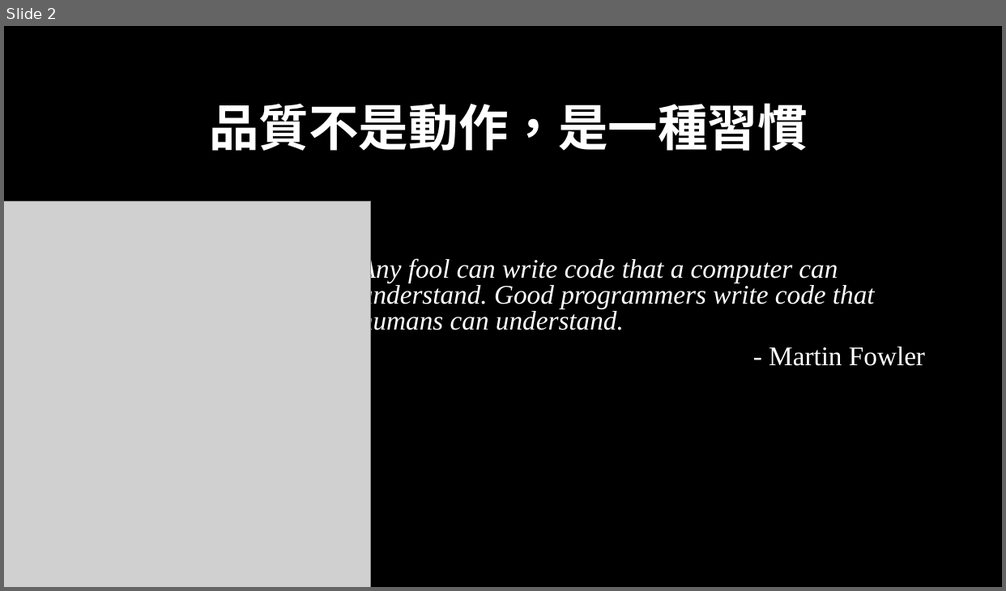
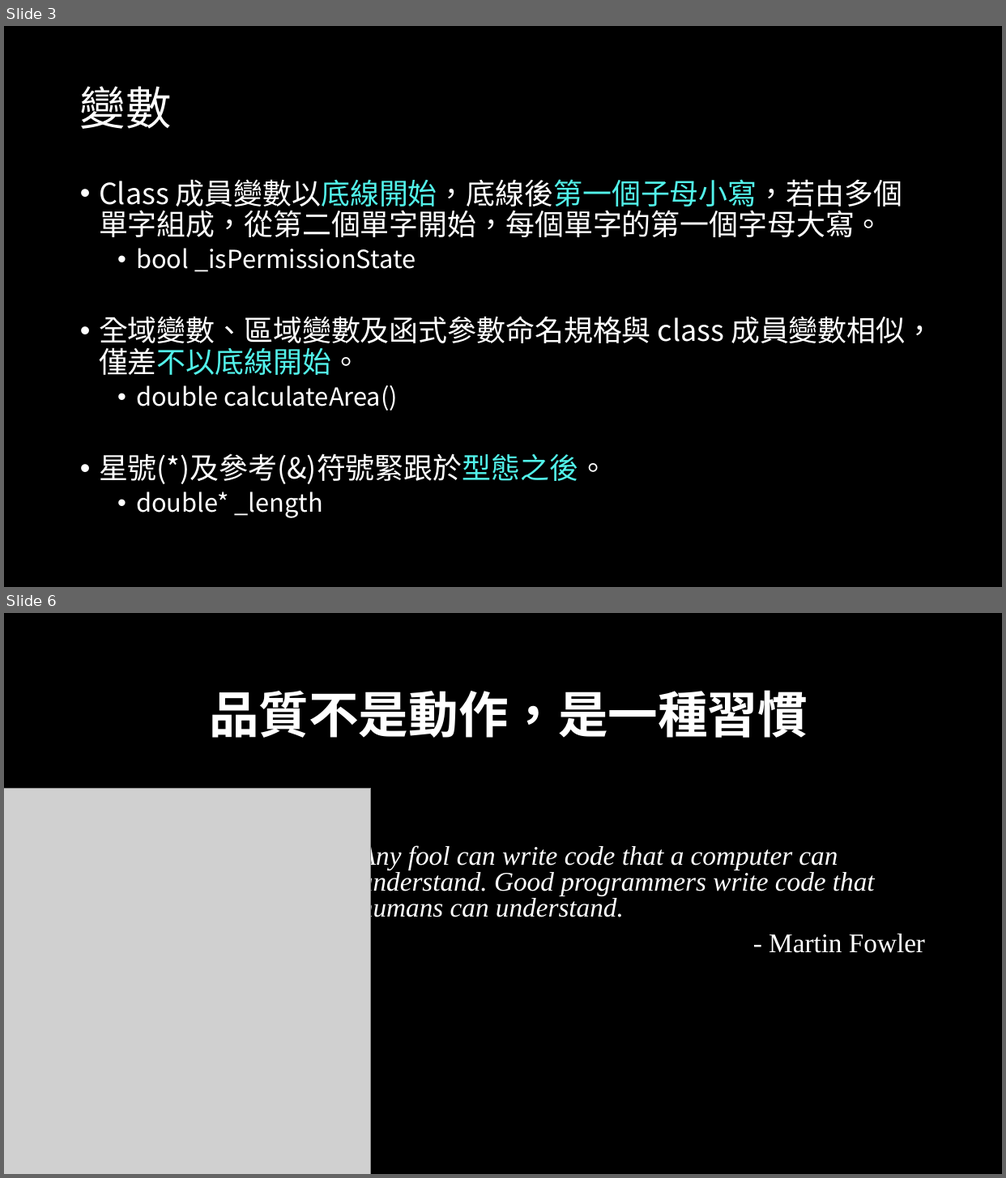
Before and after one commit to likesm0887/2019_HappyCamp_C-_Example, a slide deck: Code Smell.pptx. Shown one above the other, each under a label of ours: slide 2 before the commit, slides 3 and 6 after it; the slides between them are not shown. The pictures are 1006x591 and 1006x1178 pixels, drawn with LibreOffice and Linux fonts; fonts in the diff are those of the drawing; grey boxes stand for pictures. Boxes give left, top, right and bottom in pixels: in the first picture for what was removed or moved away, otherwise in the second. Text is boxed around its words. In the diff, an @@ line names an element or a change of style, - is before the commit and + after.

```diff
--- a/Code Smell.pptx
+++ b/Code Smell.pptx
@@ slide 3 added at (x1=4, y1=26, x2=1002, y2=587), background #000000 @@
@@ title added at (x1=80, y1=86, x2=172, y2=129), 44 pt, text #FFFFFF @@
+變數
@@ text added at (x1=99, y1=179, x2=934, y2=518), 28 pt, text #FFFFFF @@
+• Class 成員變數以底線開始，底線後第一個子母小寫，若由多個單字組成，從第二個單字開始，每個單字的第一個字母大寫。
+  • bool _isPermissionState
+• 全域變數、區域變數及函式參數命名規格與 class 成員變數相似，僅差不以底線開始。
+  • double calculateArea()
+• 星號(*)及參考(&)符號緊跟於型態之後。
+  • double* _length
@@ what was slide 2 is now slide 6 @@
```
Also in this commit, not shown: 2 slides changed, 3 other slides added, 2 other files.
